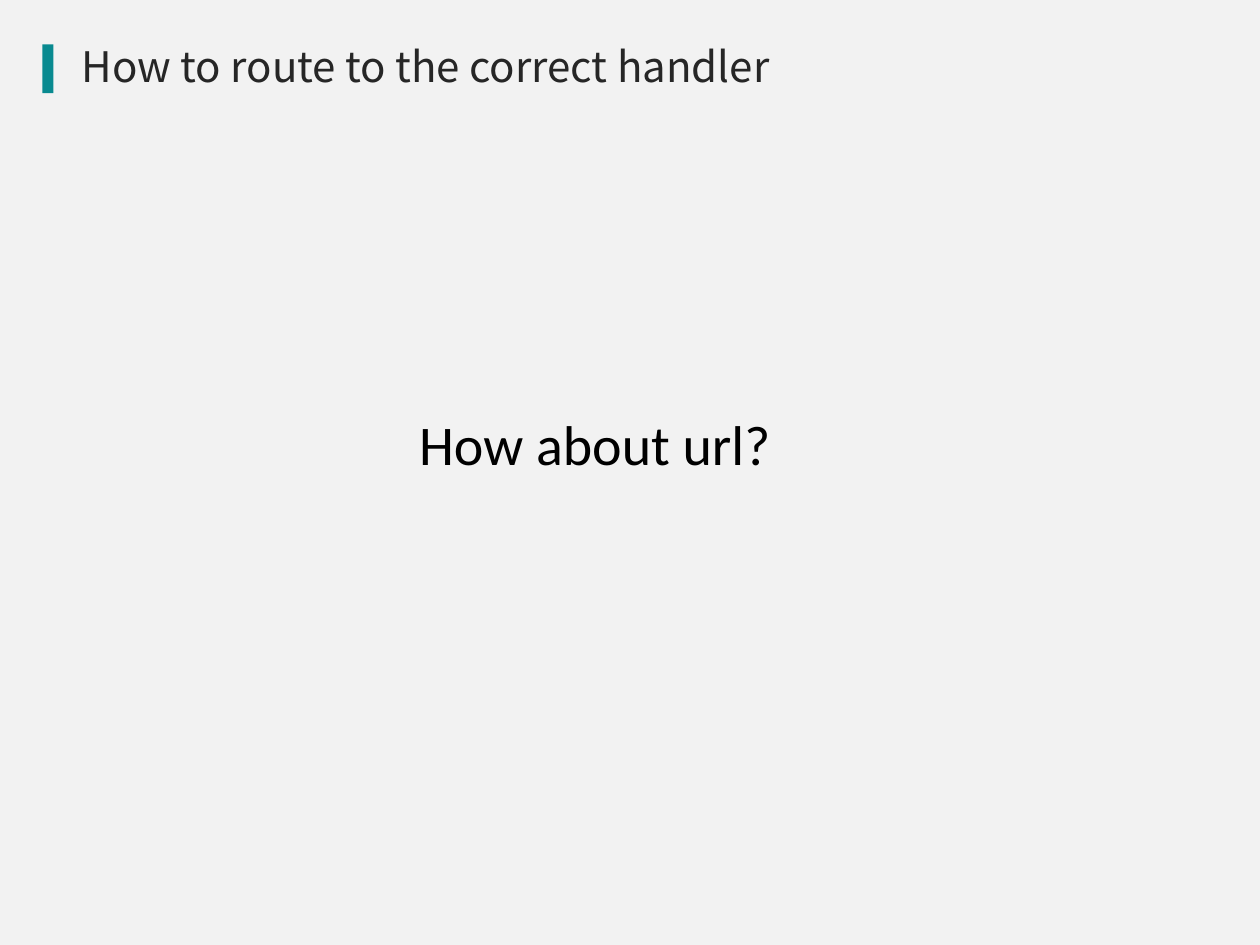
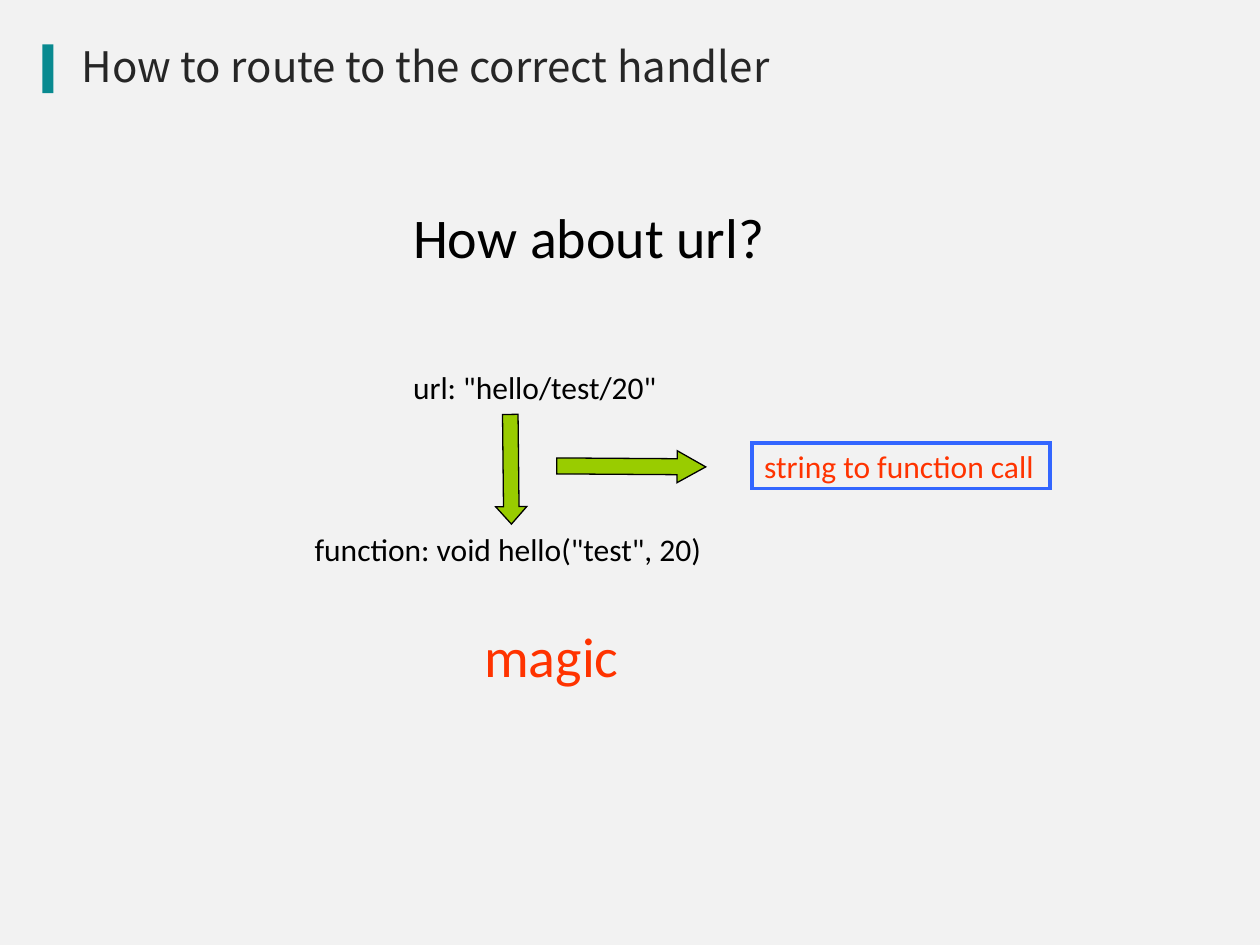
Before and after one commit to qicosmos/cppnow2017-ppt, a slide deck: slide 31 of An easy to use RPC framework implemented by c++11 and c++14.pptx. Drawn at 1260x945 pixels with LibreOffice and Linux fonts; fonts in the diff are those of the drawing; background and template pictures are left out. Boxes give left, top, right and bottom in pixels: in the first picture for what was removed or moved away, otherwise in the second. Text is boxed around its words. In the diff, an @@ line names an element or a change of style, - is before the commit and + after.

Commit message:
update

```diff
--- a/An easy to use RPC framework implemented by c++11 and c++14.pptx
+++ b/An easy to use RPC framework implemented by c++11 and c++14.pptx
@@ text "How about url?": place and size @@
-text "How about url?" at [419,426,771,466]
+text "How about url?" at [413,219,765,259]
@@ text added at [413,377,656,401], 18 pt, text #000000 @@
+url: "hello/test/20"
@@ right arrow added at [495,414,527,524], fill #99CC00, outline #000000 0.75 pt @@
@@ rectangle added at [752,444,1051,489], outline #3366FF 2 pt @@
@@ right arrow added at [557,451,706,483], fill #99CC00, outline #000000 0.75 pt @@
@@ text added at [764,456,1034,484], 18 pt, text #FF3300 @@
+string to function call
@@ text added at [315,538,700,565], 18 pt, text #000000 @@
+function: void hello("test", 20)
@@ text added at [484,638,618,687], 32 pt, text #FF3300 @@
+magic
```
